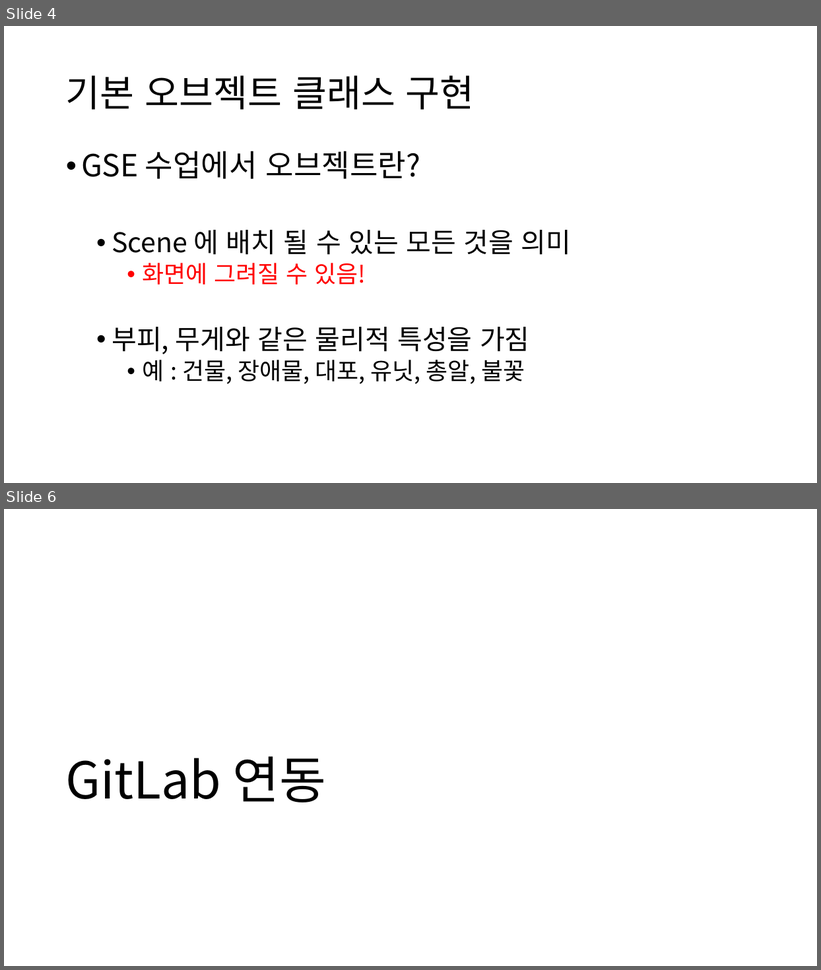
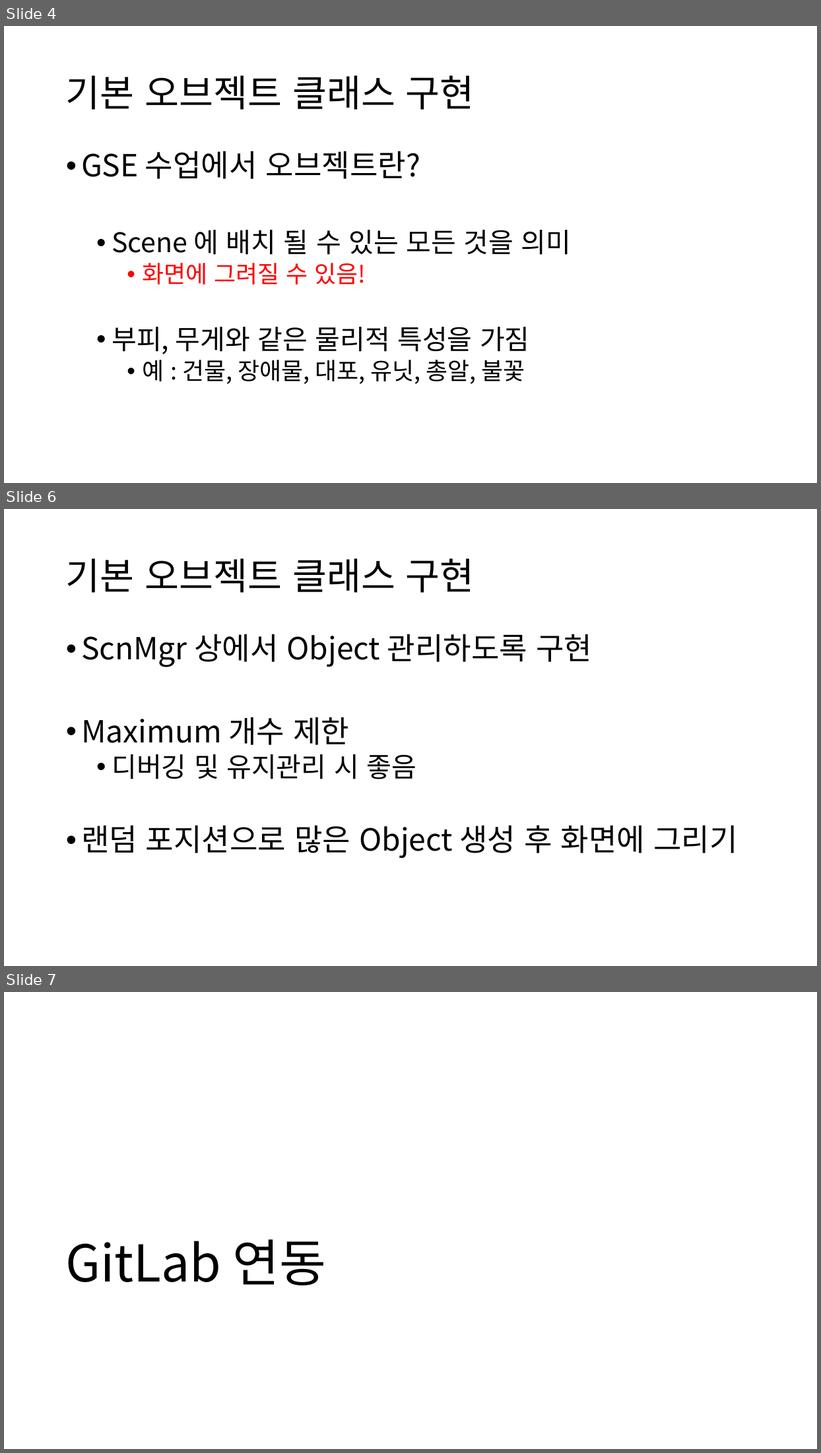
Before and after one commit to Bumizi/3-2, a slide deck: 게임소프트웨어공학/게임 소프트웨어 공학 (실습 3).pptx. Shown one above the other, each under a label of ours: slides 4 and 6 before the commit, slides 4, 6 and 7 after it; the slides between them are not shown. The pictures are 821x970 and 821x1453 pixels, drawn with LibreOffice and Linux fonts; fonts in the diff are those of the drawing. Boxes give left, top, right and bottom in pixels: in the first picture for what was removed or moved away, otherwise in the second. Text is boxed around its words. In the diff, an @@ line names an element or a change of style, - is before the commit and + after.

```diff
--- a/게임소프트웨어공학/게임 소프트웨어 공학 (실습 3).pptx
+++ b/게임소프트웨어공학/게임 소프트웨어 공학 (실습 3).pptx
@@ slide 6 added at (4, 509, 817, 966), background #FFFFFF @@
@@ title added at (66, 559, 475, 593), 44 pt, text #000000 @@
+기본 오브젝트 클래스 구현
@@ text added at (81, 634, 738, 858), 36 pt, text #000000 @@
+• ScnMgr 상에서 Object 관리하도록 구현
+• Maximum 개수 제한
+  • 디버깅 및 유지관리 시 좋음
+• 랜덤 포지션으로 많은 Object 생성 후 화면에 그리기
@@ what was slide 6 is now slide 7 @@
```
Also in this commit, not shown: 4 slides changed, 2 slides removed, 3 other files.
